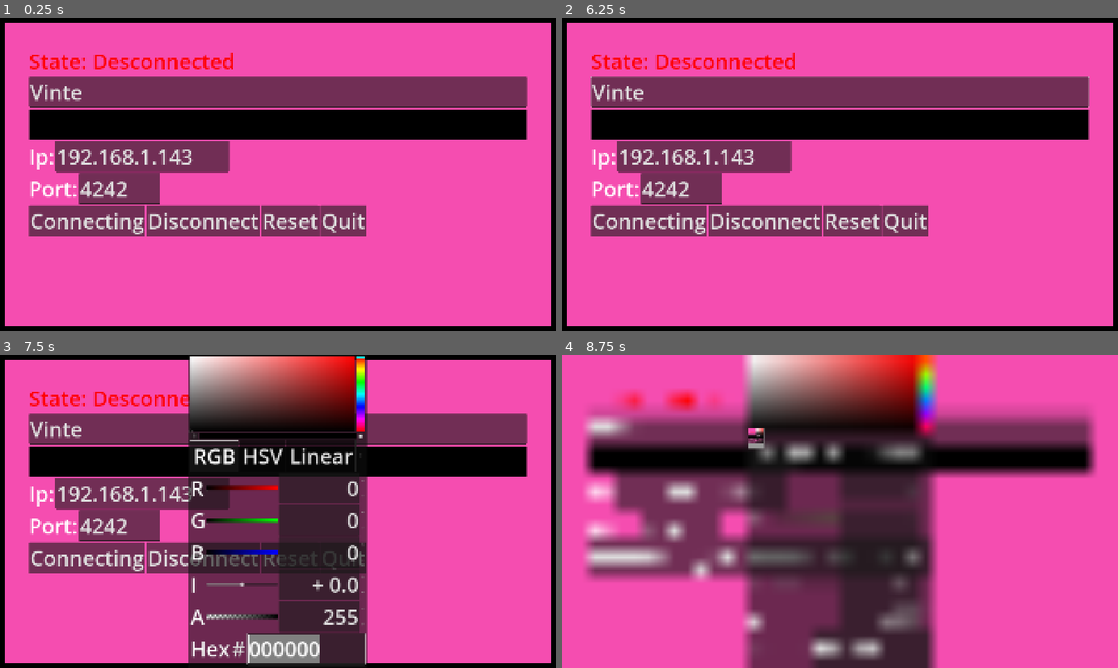
Above: before the commit, frames 1-4 (two rows, left to right).
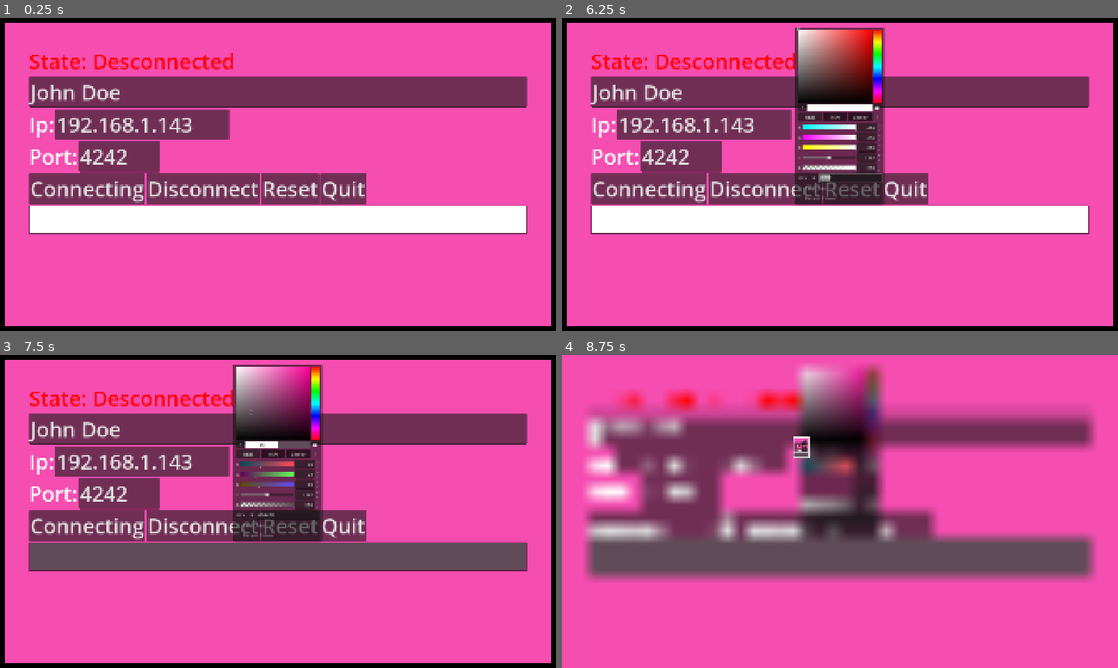
Above: after the commit, the same moments.

Repository: StoriTella/drunkenflyersclient
Game: Godot game, scene res://scenes/client.tscn
The game is run twice, just before and just after one commit, with the same random seed, the same clock (stepped at 60 frames per second) and the same inputs. Sound files missing from this copy of the repository are replaced by a short silence.
Inputs (mouse positions are in pixels of both pictures, inside the frame that each line leads up to; where the layout moved, square brackets give the same spot in the first picture):
- Up to frame 1 (0.25 s): no input
- Up to frame 2 (6.25 s): click "Connecting" at 0.5 s; click "Disconnect" at 1.25 s; click "Reset" at 2 s; move the mouse to (962, 158) at 2.77 s; click (962, 158) at 2.92 s; drag from (728, 190) to (812, 237) at 3.52 s; move the mouse to (895, 105) at 4.27 s; click (895, 105) at 4.42 s; tap Enter at 5 s; drag from (812, 237) to (673, 127) at 5.02 s; tap Space at 5.75 s; move the mouse to (1006, 221) at 5.77 s; click (1006, 221) at 5.92 s
- Up to frame 3 (7.5 s): click (239, 445) at 6.52 s; click (250, 455) at 7.25 s, where only the run after the commit has a clickable "RGB"
- Up to frame 4 (8.75 s): click (801, 445) [756, 436] at 8 s

The runs differ from the first frame. In frame 1, 25% of the frame differs, in the area x 5-95%, y 21-70%; in frame 2, 31%; in frame 3, 44%; in frame 4, 50%, in the area x 3-97%, y 0-100%.

Commit message:
fix color option

Diff:
--- a/project.godot
+++ b/project.godot
@@ -20,6 +20,7 @@
 Global="*uid://efrrhcm3ty8c"
 SoundEffects="*uid://csaynxqli7b5c"
 Minigames="*uid://c4136b4ylhgl2"
+Configs="*uid://ciyw5ffucvpdq"
 
 [display]
 
--- a/scenes/client.tscn
+++ b/scenes/client.tscn
@@ -27,9 +27,6 @@
 font_size = 72
 
 [sub_resource type="Theme" id="Theme_g6rob"]
-default_font_size = 72
-
-[sub_resource type="Theme" id="Theme_1t5vp"]
 default_font_size = 72
 
 [sub_resource type="LabelSettings" id="LabelSettings_nt2lr"]
@@ -84,11 +81,6 @@
 theme = SubResource("Theme_g6rob")
 text = "Vinte"
 
-[node name="ColorPickerButton" type="ColorPickerButton" parent="PanelContainer/VBoxContainer" unique_id=995287330]
-layout_mode = 2
-theme = SubResource("Theme_1t5vp")
-text = "Color"
-
 [node name="HBoxContainerIP" type="HBoxContainer" parent="PanelContainer/VBoxContainer" unique_id=554722213]
 layout_mode = 2
 
@@ -139,6 +131,11 @@
 theme = ExtResource("2_1t5vp")
 text = "Quit"
 
+[node name="ColorPickerButton" type="ColorPickerButton" parent="PanelContainer/VBoxContainer" unique_id=904321773]
+custom_minimum_size = Vector2(100, 100)
+layout_mode = 2
+
 [connection signal="pressed" from="PanelContainer/VBoxContainer/HBoxContainer/ConnectButton" to="." method="_on_connect_button_pressed"]
 [connection signal="pressed" from="PanelContainer/VBoxContainer/HBoxContainer/DisconnectButton" to="." method="_on_disconnect_button_pressed"]
 [connection signal="pressed" from="PanelContainer/VBoxContainer/HBoxContainer/ExitButton" to="." method="_on_exit_button_pressed"]
+[connection signal="color_changed" from="PanelContainer/VBoxContainer/ColorPickerButton" to="." method="_on_color_picker_button_color_changed"]
--- a/scripts/client/client.gd
+++ b/scripts/client/client.gd
@@ -3,14 +3,16 @@
 var server_ip = "192.168.1.143"
 var server_port = "4242"
 
-@onready var ip_line_edit = $PanelContainer/VBoxContainer/HBoxContainerIP/IpLineEdit
-@onready var port_line_edit = $PanelContainer/VBoxContainer/HBoxContainerPorta/PortLineEdit
-@onready var connect_button = $PanelContainer/VBoxContainer/HBoxContainer/ConnectButton
-@onready var disconnect_button = $PanelContainer/VBoxContainer/HBoxContainer/DisconnectButton
-@onready var status_label = $PanelContainer/VBoxContainer/StatusLabel
-@onready var name_label = $PanelContainer/VBoxContainer/Name
-@onready var exit_button = $PanelContainer/VBoxContainer/HBoxContainer/ExitButton
-@onready var color_picker_button = $PanelContainer/VBoxContainer/ColorPickerButton
+@onready var ip_line_edit: LineEdit = $PanelContainer/VBoxContainer/HBoxContainerIP/IpLineEdit
+@onready var port_line_edit: LineEdit = $PanelContainer/VBoxContainer/HBoxContainerPorta/PortLineEdit
+@onready var connect_button: Button = $PanelContainer/VBoxContainer/HBoxContainer/ConnectButton
+@onready var disconnect_button: Button = $PanelContainer/VBoxContainer/HBoxContainer/DisconnectButton
+@onready var status_label: Label = $PanelContainer/VBoxContainer/StatusLabel
+@onready var name_label: LineEdit = $PanelContainer/VBoxContainer/Name
+@onready var exit_button: Button = $PanelContainer/VBoxContainer/HBoxContainer/ExitButton
+@onready var color_picker: ColorPickerButton = $PanelContainer/VBoxContainer/ColorPickerButton
+
+var player_color: Color
 
 func _ready():
 	load_saved_config()
@@ -35,7 +37,7 @@
 
 func _on_connect_button_pressed():
 	Global.set_player_name_client(name_label.text)
-	Global.set_player_color_client(color_picker_button.color)
+	Global.set_player_color_client(player_color)
 	var ip = ip_line_edit.text.strip_edges()
 	var port = int(port_line_edit.text.strip_edges())
 
@@ -73,7 +75,7 @@
 		return
 
 	Global.multiplayer.multiplayer_peer = Global.peer
-	save_config(ip, port, name_label.text, color_picker_button.color)
+	save_config(ip, port, name_label.text, player_color)
 
 func disconnect_from_server():
 	if Global.multiplayer.connected_to_server.is_connected(_on_connected):
@@ -131,26 +133,19 @@
 		status_label.text = "State: connected!"
 
 func save_config(ip, port, name, color):
-	var config = ConfigFile.new()
-	config.set_value("connection", "ip", ip)
-	config.set_value("connection", "port", port)
-	config.set_value("player", "name", name)
-	config.set_value("player", "color", color)
-	config.save("user://settings.cfg")
+	Configs.save(ip, port, name, color)
 
 func load_saved_config():
-	var config = ConfigFile.new()
-	if config.load("user://connection.cfg") == OK:
-		var saved_ip = config.get_value("connection", "ip", "")
-		var saved_port = config.get_value("connection", "port", 4242)
-		var saved_name = config.get_value("player", "name", 4242)
-		var saved_color = config.get_value("player", "color", 4242)
-		ip_line_edit.text = saved_ip
-		port_line_edit.text = str(saved_port)
-	else:
-		ip_line_edit.text = server_ip
-		port_line_edit.text = server_port
-
+	var config = ConfigManager.load()
+	ip_line_edit.text = config["ip"]
+	port_line_edit.text = str(config["port"])
+	name_label.text = config["name"]
+	color_picker.color = config["color"]
+	player_color = config["color"]
 
 func _on_exit_button_pressed() -> void:
 	get_tree().quit()
+
+
+func _on_color_picker_button_color_changed(color: Color) -> void:
+	player_color = color
--- /dev/null
+++ b/scripts/client/configs.gd
@@ -0,0 +1,36 @@
+extends Node
+class_name ConfigManager
+
+const CONFIG_PATH = "user://settings.cfg"
+
+static func save(ip: String, port: int, name: String, color: Color):
+	var config = ConfigFile.new()
+	config.set_value("connection", "ip", ip)
+	config.set_value("connection", "port", port)
+	config.set_value("player", "name", name)
+	config.set_value("player", "color_r", color.r)
+	config.set_value("player", "color_g", color.g)
+	config.set_value("player", "color_b", color.b)
+	config.set_value("player", "color_a", color.a)
+	config.save(CONFIG_PATH)
+
+static func load() -> Dictionary:
+	var config = ConfigFile.new()
+	var data = {}
+
+	if config.load(CONFIG_PATH) == OK:
+		data["ip"] = config.get_value("connection", "ip", "192.168.1.143")
+		data["port"] = config.get_value("connection", "port", 4242)
+		data["name"] = config.get_value("player", "name", "Jogador")
+		var r = config.get_value("player", "color_r", 1.0)
+		var g = config.get_value("player", "color_g", 1.0)
+		var b = config.get_value("player", "color_b", 1.0)
+		var a = config.get_value("player", "color_a", 1.0)
+		data["color"] = Color(r, g, b, a)
+	else:
+		data["ip"] = "192.168.1.143"
+		data["port"] = 4242
+		data["name"] = "John Doe"
+		data["color"] = Color.WHITE
+
+	return data
--- a/scripts/client/global.gd
+++ b/scripts/client/global.gd
@@ -14,9 +14,6 @@
 var down_enabled: bool = true
 var core_enabled: bool = true
 
-func _ready():
-	load_saved_config()
-
 func _on_disconnect_button_pressed():
 		disconnect_from_server()
 
@@ -35,7 +32,6 @@
 		return
 
 	multiplayer.multiplayer_peer = peer
-	save_config(ip, port)
 
 func disconnect_from_server():
 	if multiplayer.connected_to_server.is_connected(_on_connected):
@@ -84,23 +80,6 @@
 func set_player_color_client(new_player_color: Color):
 	player_color = new_player_color
 
-func _on_reset_button_pressed():
-	if connected:
-		rpc("reset_orientation")
-		await get_tree().create_timer(1.0).timeout
-
-func save_config(ip: String, port: int):
-	var config = ConfigFile.new()
-	config.set_value("connection", "ip", ip)
-	config.set_value("connection", "port", port)
-	config.save("user://connection.cfg")
-
-func load_saved_config():
-	var config = ConfigFile.new()
-	if config.load("user://connection.cfg") == OK:
-		var saved_ip = config.get_value("connection", "ip", "")
-		var saved_port = config.get_value("connection", "port", 4242)
-
 @rpc("any_peer", "call_remote")
 func ping():
 	pass
Not shown, added: scripts/client/configs.gd.uid
